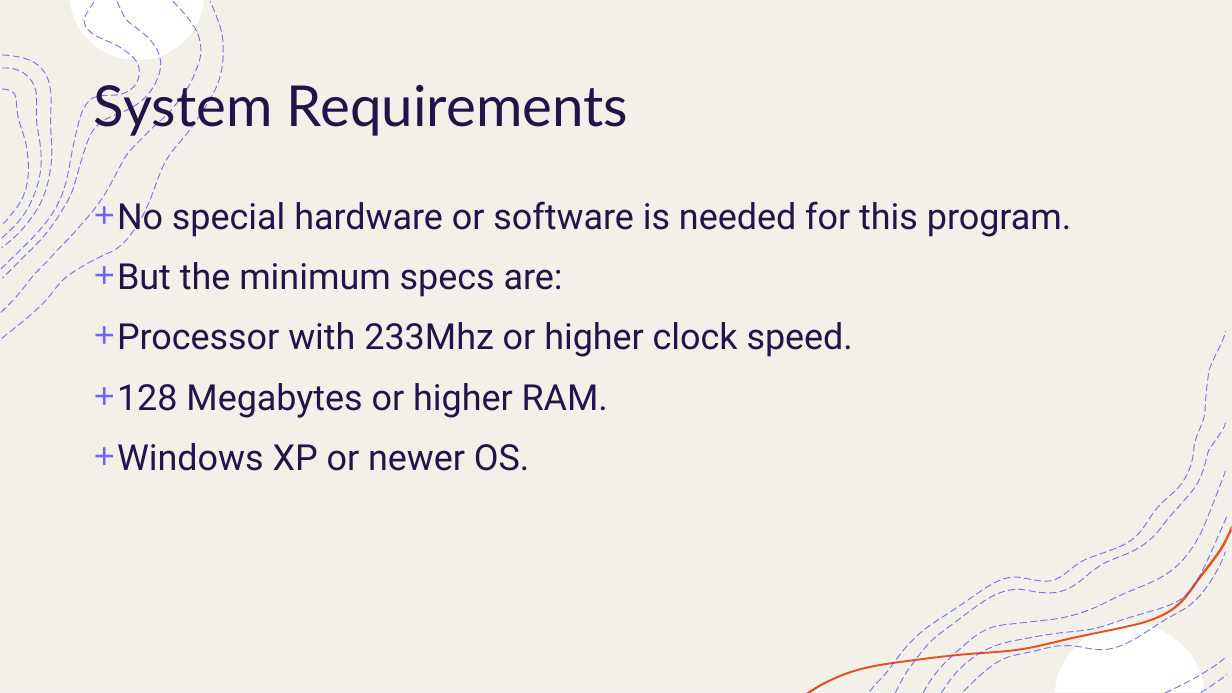
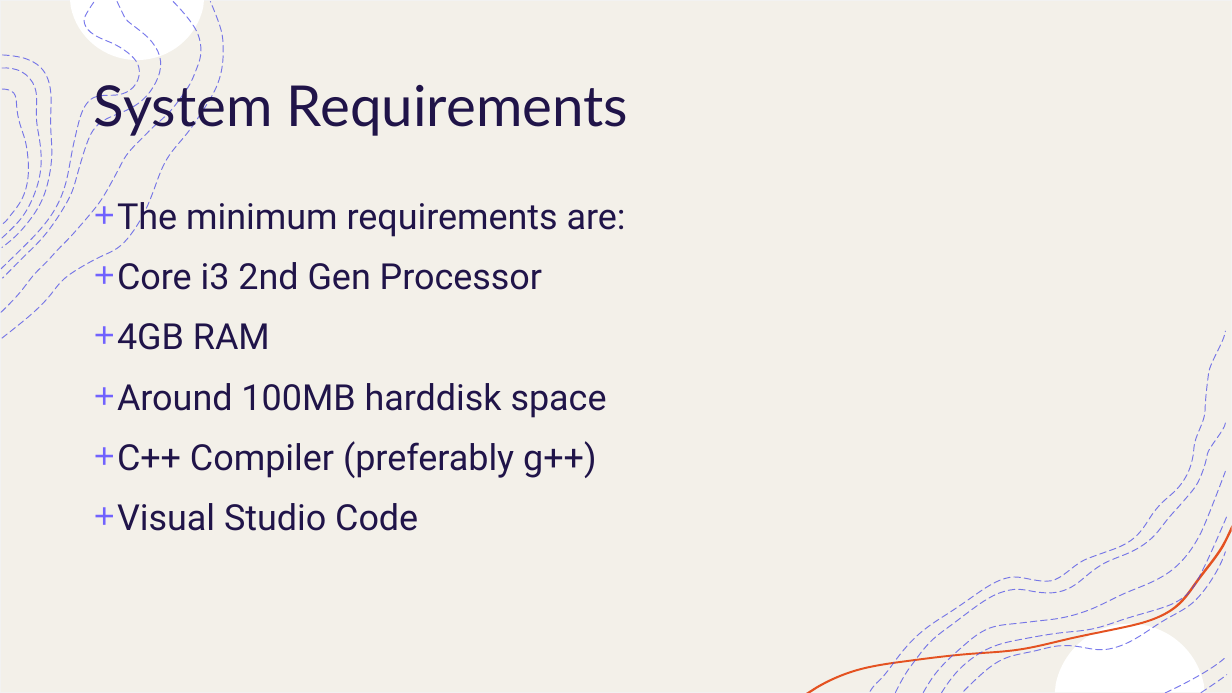
Before and after one commit to yadunandanbhat/InventoryTracker, a slide deck: slide 6 of Inventory Tracker.pptx. Drawn at 1232x693 pixels with LibreOffice and Linux fonts; fonts in the diff are those of the drawing. Boxes give left, top, right and bottom in pixels: in the first picture for what was removed or moved away, otherwise in the second. Text is boxed around its words. In the diff, an @@ line names an element or a change of style, - is before the commit and + after.

```diff
--- a/Inventory Tracker.pptx
+++ b/Inventory Tracker.pptx
@@ text at <box>117,196,626,531</box>: text changed @@
-+ No special hardware or software is needed for this program.
-+ But the minimum specs are:
-+ Processor with 233Mhz or higher clock speed.
-+ 128 Megabytes or higher RAM.
-+ Windows XP or newer OS.
++ The minimum requirements are:
++ Core i3 2nd Gen Processor
++ 4GB RAM
++ Around 100MB harddisk space
++ C++ Compiler (preferably g++)
++ Visual Studio Code
```
Also in this commit, not shown: 7 other slides changed, 4 slides added, 3 slides removed, 4 other files.
